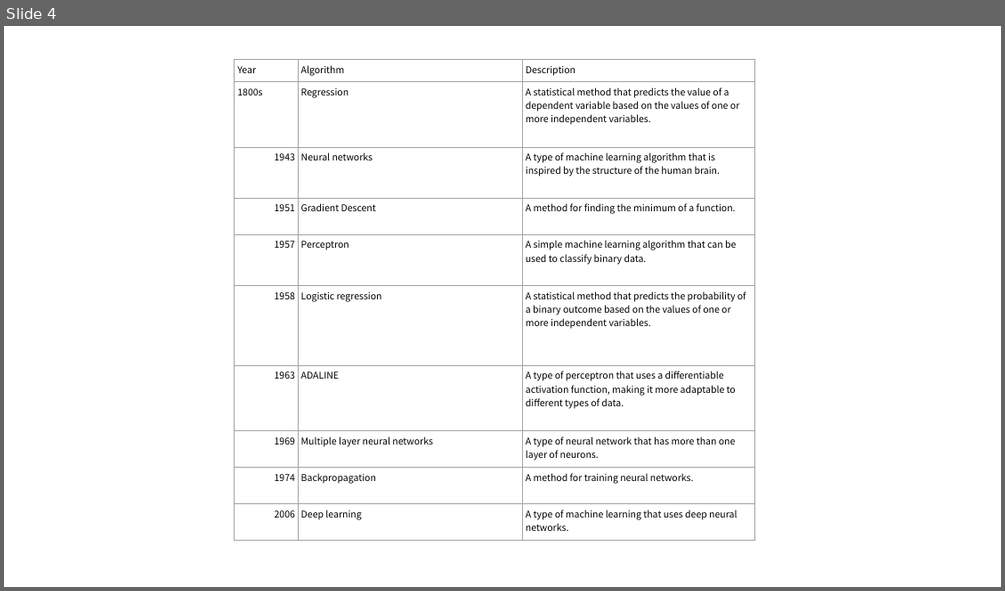
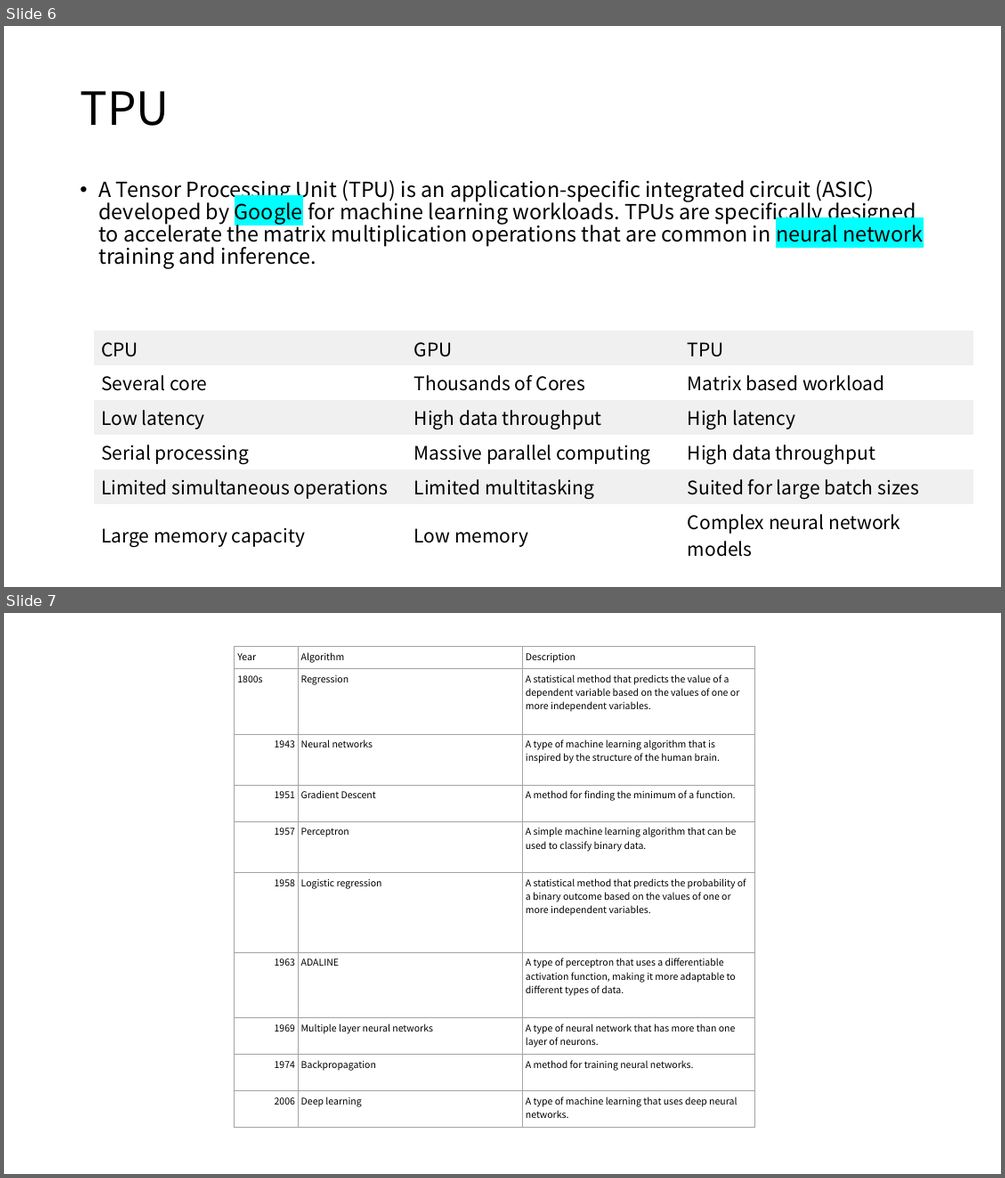
Before and after one commit to MigoJJ/AI_2023.07, a slide deck: AI_07_2023.08.08 - reference.pptx. Shown one above the other, each under a label of ours: slide 4 before the commit, slides 6 and 7 after it. The pictures are 1005x591 and 1005x1178 pixels, drawn with LibreOffice and Linux fonts; fonts in the diff are those of the drawing. Boxes give left, top, right and bottom in pixels: in the first picture for what was removed or moved away, otherwise in the second. Text is boxed around its words. In the diff, an @@ line names an element or a change of style, - is before the commit and + after.

```diff
--- a/AI_07_2023.08.08 - reference.pptx
+++ b/AI_07_2023.08.08 - reference.pptx
@@ slide 6 added at [4, 26, 1001, 587], background #FFFFFF @@
@@ title added at [80, 91, 169, 126], 44 pt, text #000000 @@
+TPU
@@ text added at [98, 180, 922, 269], 20 pt, text #000000 @@
+• A Tensor Processing Unit (TPU) is an application-specific integrated circuit (ASIC) developed by Google for machine learning workloads. TPUs are specifically designed to accelerate the matrix multiplication operations that are common in neural network training and inference.
@@ table added at [94, 331, 974, 560], 6 rows, 3 columns @@
+CPU | GPU | TPU
+Several core | Thousands of Cores | Matrix based workload
+Low latency | High data throughput | High latency
+Serial processing | Massive parallel computing | High data throughput
+Limited simultaneous operations | Limited multitasking | Suited for large batch sizes
+Large memory capacity | Low memory | Complex neural network models
@@ what was slide 4 is now slide 7 @@
```
Also in this commit, not shown: 1 slide changed, 3 other slides added.
